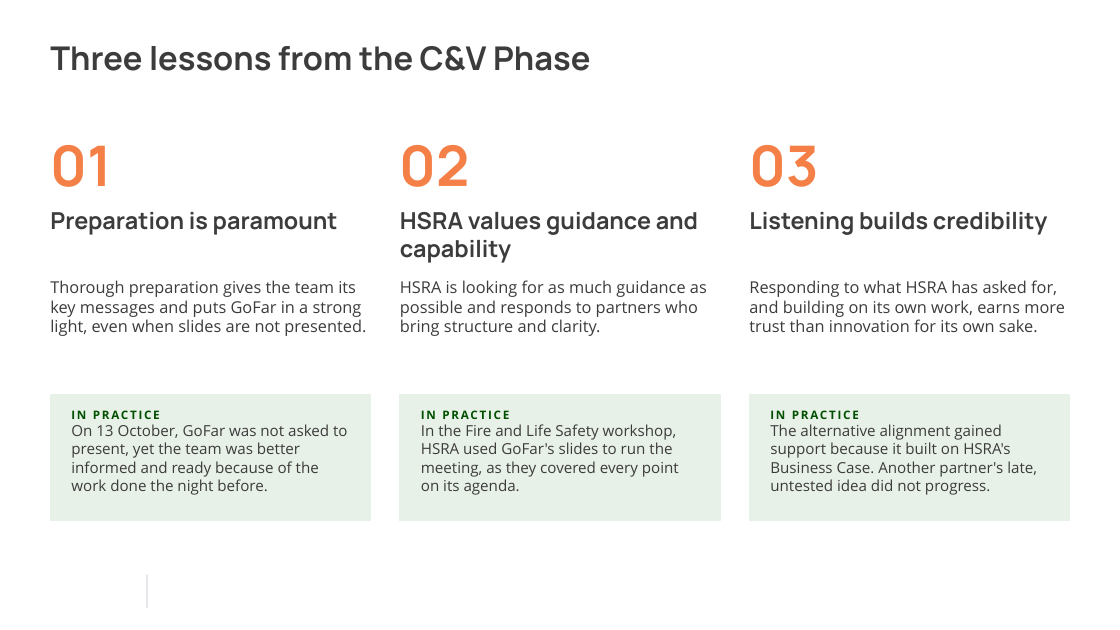
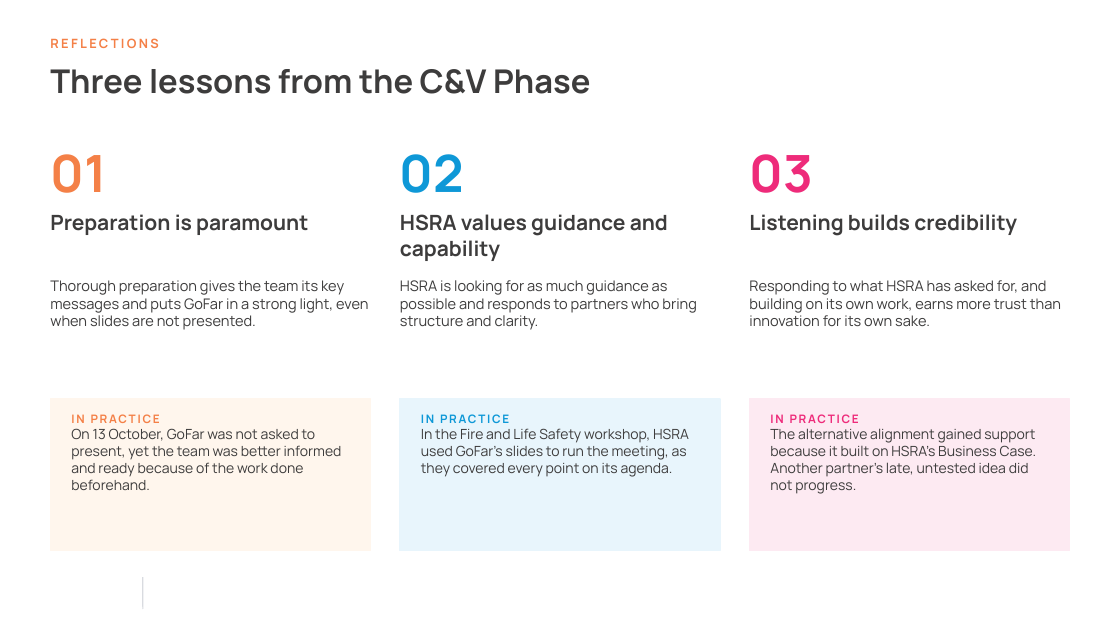
Before and after one commit to alyciawolf02/claude, a slide deck: slide 8 of deck/GoFar_Support_Deck.pptx. Drawn at 1120x630 pixels with LibreOffice and Linux fonts; fonts in the diff are those of the drawing; background and template pictures are left out. Boxes give left, top, right and bottom in pixels: in the first picture for what was removed or moved away, otherwise in the second. Text is boxed around its words. In the diff, an @@ line names an element or a change of style, - is before the commit and + after.

```diff
--- a/deck/GoFar_Support_Deck.pptx
+++ b/deck/GoFar_Support_Deck.pptx
@@ text added at (x1=50, y1=38, x2=158, y2=48), 11 pt, text #F48047, bold @@
+REFLECTIONS
@@ title "Three lessons from the C&V ..." moved from (x1=50, y1=46, x2=590, y2=71) to (x1=50, y1=69, x2=590, y2=94) @@
@@ text "01" moved from (x1=50, y1=145, x2=111, y2=187) to (x1=50, y1=154, x2=106, y2=193) @@
@@ text "01" at (x1=50, y1=154, x2=106, y2=193): size 48 to 44 pt @@
@@ text "02" moved from (x1=400, y1=145, x2=470, y2=187) to (x1=400, y1=154, x2=464, y2=193) @@
@@ text "02" at (x1=400, y1=154, x2=464, y2=193): size 48 to 44 pt, text colour #F48047 to #0E98D7 @@
@@ text "03" moved from (x1=749, y1=145, x2=818, y2=187) to (x1=749, y1=154, x2=813, y2=193) @@
@@ text "03" at (x1=749, y1=154, x2=813, y2=193): size 48 to 44 pt, text colour #F48047 to #EE2B7A @@
@@ size 20 to 18 pt in 3 elements at (x1=50, y1=214, x2=308, y2=235), (x1=400, y1=214, x2=668, y2=261), (x1=749, y1=214, x2=1017, y2=236) @@
@@ size 14 to 12.5 pt, font Open Sans to Manrope in 3 elements at (x1=50, y1=280, x2=368, y2=330), (x1=400, y1=280, x2=697, y2=330), (x1=749, y1=280, x2=1061, y2=326) @@
@@ rectangle resized from (x1=50, y1=395, x2=371, y2=521) to (x1=50, y1=399, x2=371, y2=550) @@
@@ rectangle at (x1=50, y1=399, x2=371, y2=550): fill #E8F1E8 to #FFF6ED; outline #E8F1E8 1 pt to #FFF6ED 1 pt @@
@@ text at (x1=71, y1=414, x2=160, y2=423): font Open Sans to Manrope, text colour #004F00 to #F48047 in "IN PRACTICE" @@
@@ rectangle resized from (x1=400, y1=395, x2=720, y2=521) to (x1=400, y1=399, x2=720, y2=550) @@
@@ rectangle at (x1=400, y1=399, x2=720, y2=550): fill #E8F1E8 to #E8F5FC; outline #E8F1E8 1 pt to #E8F5FC 1 pt @@
@@ text "IN PRACTICE" at (x1=421, y1=414, x2=689, y2=477): font Open Sans to Manrope, size 13 to 12 pt; text colour #004F00 to #0E98D7 in "IN PRACTICE" @@
@@ rectangle resized from (x1=749, y1=395, x2=1070, y2=521) to (x1=749, y1=399, x2=1070, y2=550) @@
@@ rectangle at (x1=749, y1=399, x2=1070, y2=550): fill #E8F1E8 to #FDEAF2; outline #E8F1E8 1 pt to #FDEAF2 1 pt @@
@@ text "IN PRACTICE" at (x1=770, y1=414, x2=1037, y2=494): font Open Sans to Manrope, size 13 to 12 pt; text colour #004F00 to #EE2B7A in "IN PRACTICE" @@
@@ text at (x1=71, y1=428, x2=342, y2=490): text changed; size 13 to 12 pt; font Open Sans to Manrope @@
-On 13 October, GoFar was not asked to present, yet the team was better informed and ready because of the work done the night before.
+On 13 October, GoFar was not asked to present, yet the team was better informed and ready because of the work done beforehand.
@@ line moved from (147, 575) - (147, 608) to (143, 577) - (143, 609) @@
```
Also in this commit, not shown: 8 other slides changed, 1 slide added.
